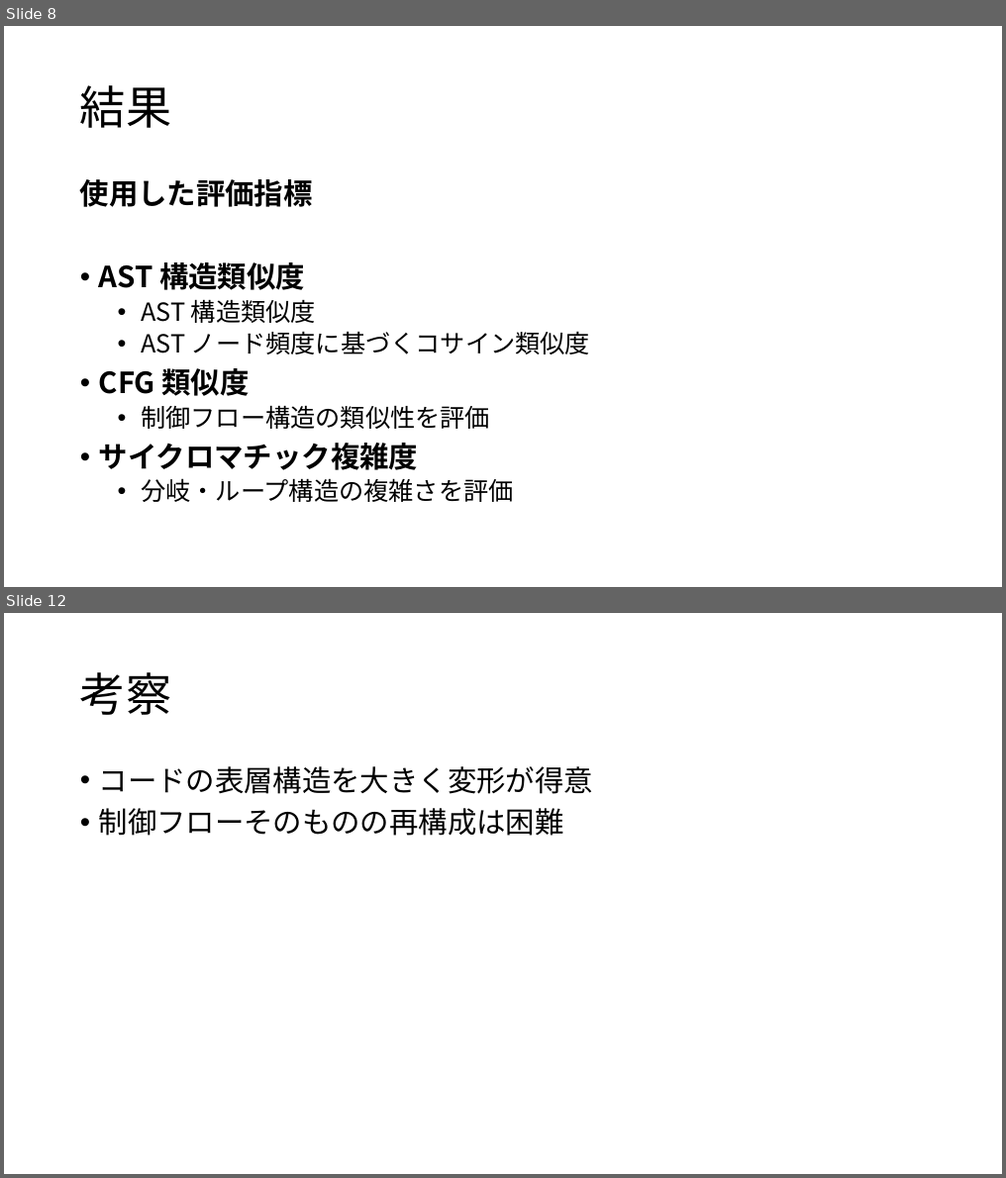
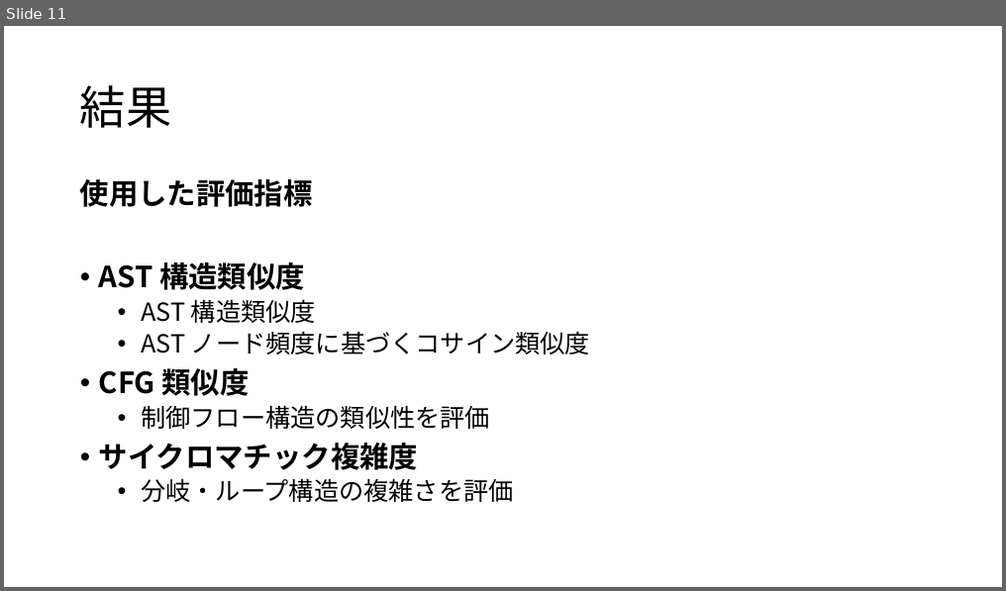
Before and after one commit to tamadalab/2025bthesis_kondo, a slide deck: 卒研プレゼン.pptx. Shown one above the other, each under a label of ours: slides 8 and 12 before the commit, slide 11 after it; the slides between them are not shown. The pictures are 1006x1178 and 1006x591 pixels, drawn with LibreOffice and Linux fonts; fonts in the diff are those of the drawing. Boxes give left, top, right and bottom in pixels: in the first picture for what was removed or moved away, otherwise in the second. Text is boxed around its words. In the diff, an @@ line names an element or a change of style, - is before the commit and + after.

```diff
--- a/卒研プレゼン.pptx
+++ b/卒研プレゼン.pptx
@@ slide 12 removed at [4, 613, 1002, 1174], background #FFFFFF @@
@@ title removed at [80, 672, 171, 715] @@
-考察
@@ text removed at [99, 766, 593, 836] @@
-• コードの表層構造を大きく変形が得意
-• 制御フローそのものの再構成は困難
@@ what was slide 8 is now slide 11 @@
```
Also in this commit, not shown: 5 slides changed, 7 slides added, 2 other slides removed, 1 other file.
